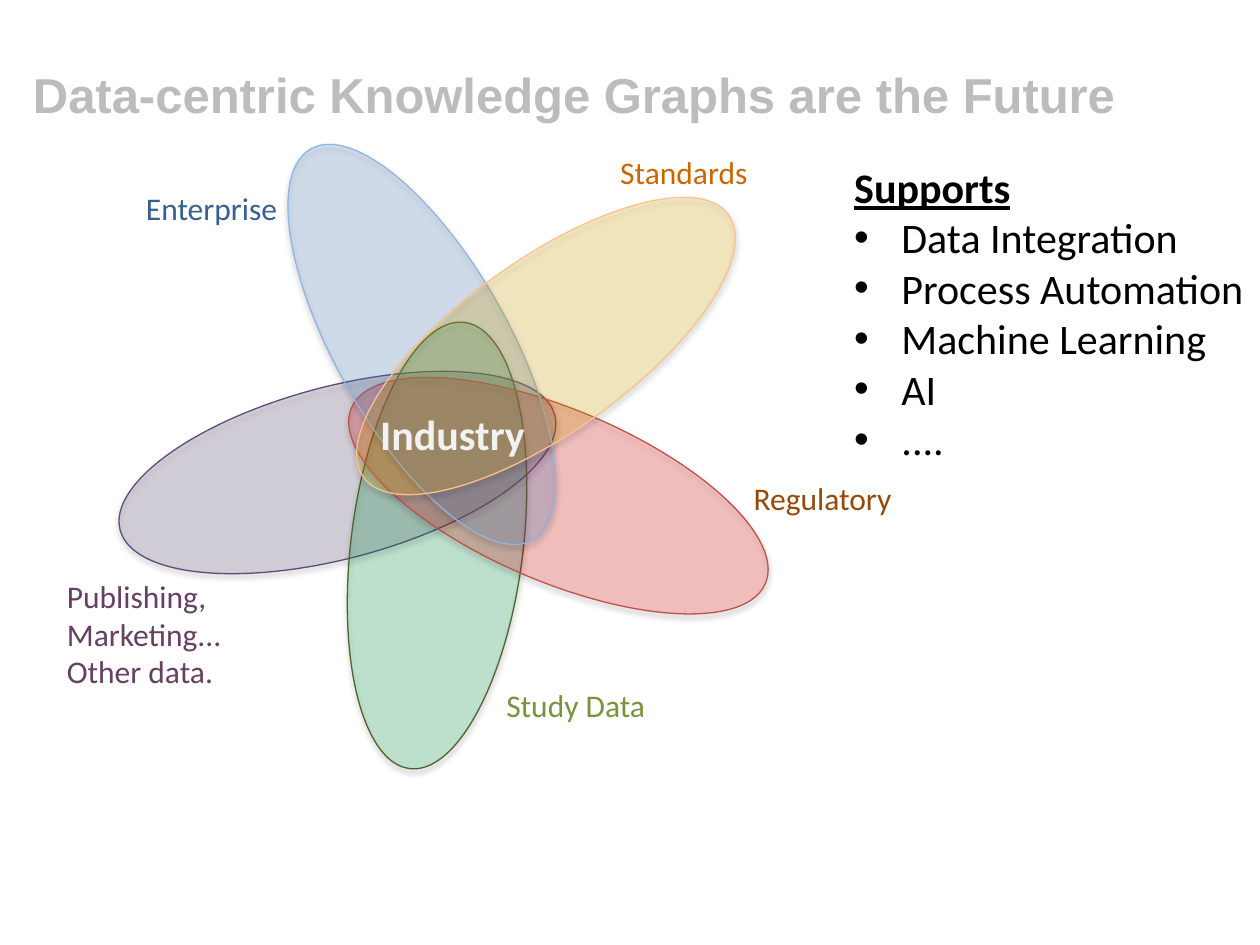
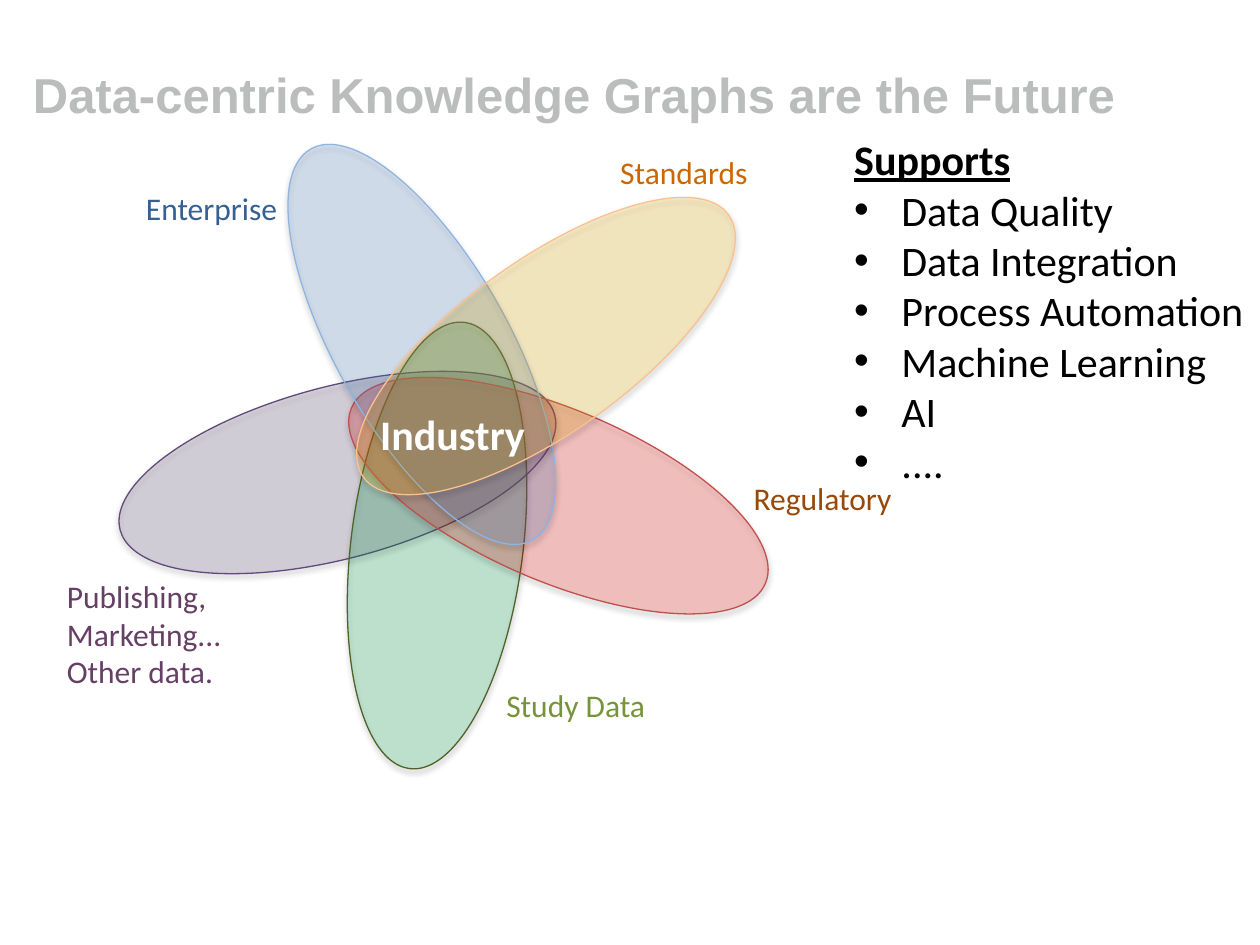
Before and after one commit to phuse-org/SENDConform, a slide deck: slide 9 of doc/Meetings/StudyDataValidation-PHUSEWebinarWed-2020-03-25.pptx (slide 10 before the commit). Drawn at 1260x945 pixels with LibreOffice and Linux fonts; fonts in the diff are those of the drawing; background and template pictures are left out. Boxes give left, top, right and bottom in pixels: in the first picture for what was removed or moved away, otherwise in the second. Text is boxed around its words. In the diff, an @@ line names an element or a change of style, - is before the commit and + after.

```diff
--- a/doc/Meetings/StudyDataValidation-PHUSEWebinarWed-2020-03-25.pptx
+++ b/doc/Meetings/StudyDataValidation-PHUSEWebinarWed-2020-03-25.pptx
@@ text "Supports": place and size @@
-text "Supports" at (854, 175, 1243, 405)
+text "Supports" at (854, 147, 1243, 427)
@@ text at (901, 196, 1113, 233): paragraph added @@
+• Data Quality
```
Also in this commit, not shown: 8 other slides changed, 1 slide removed, 1 other file.
